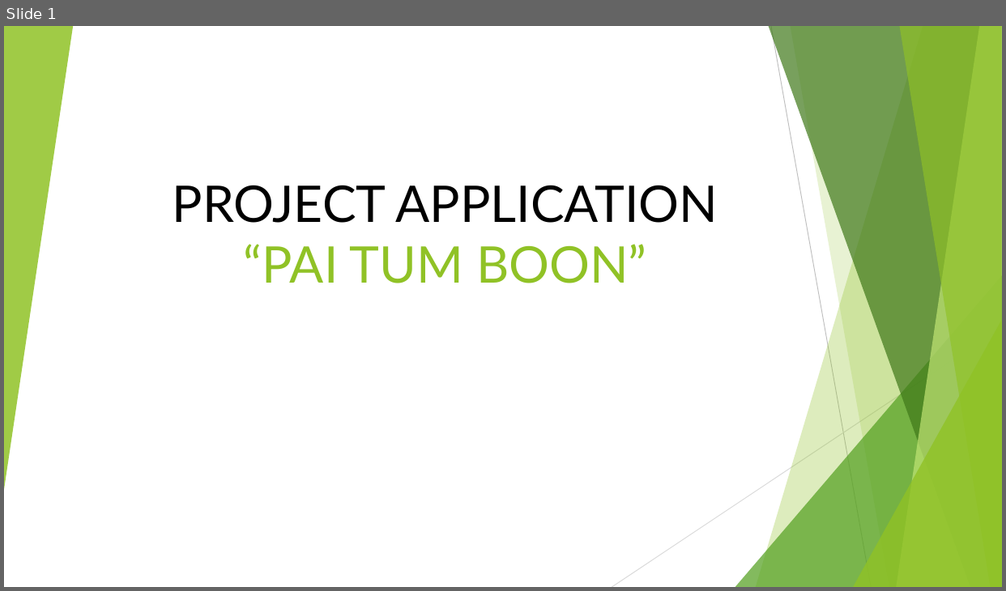
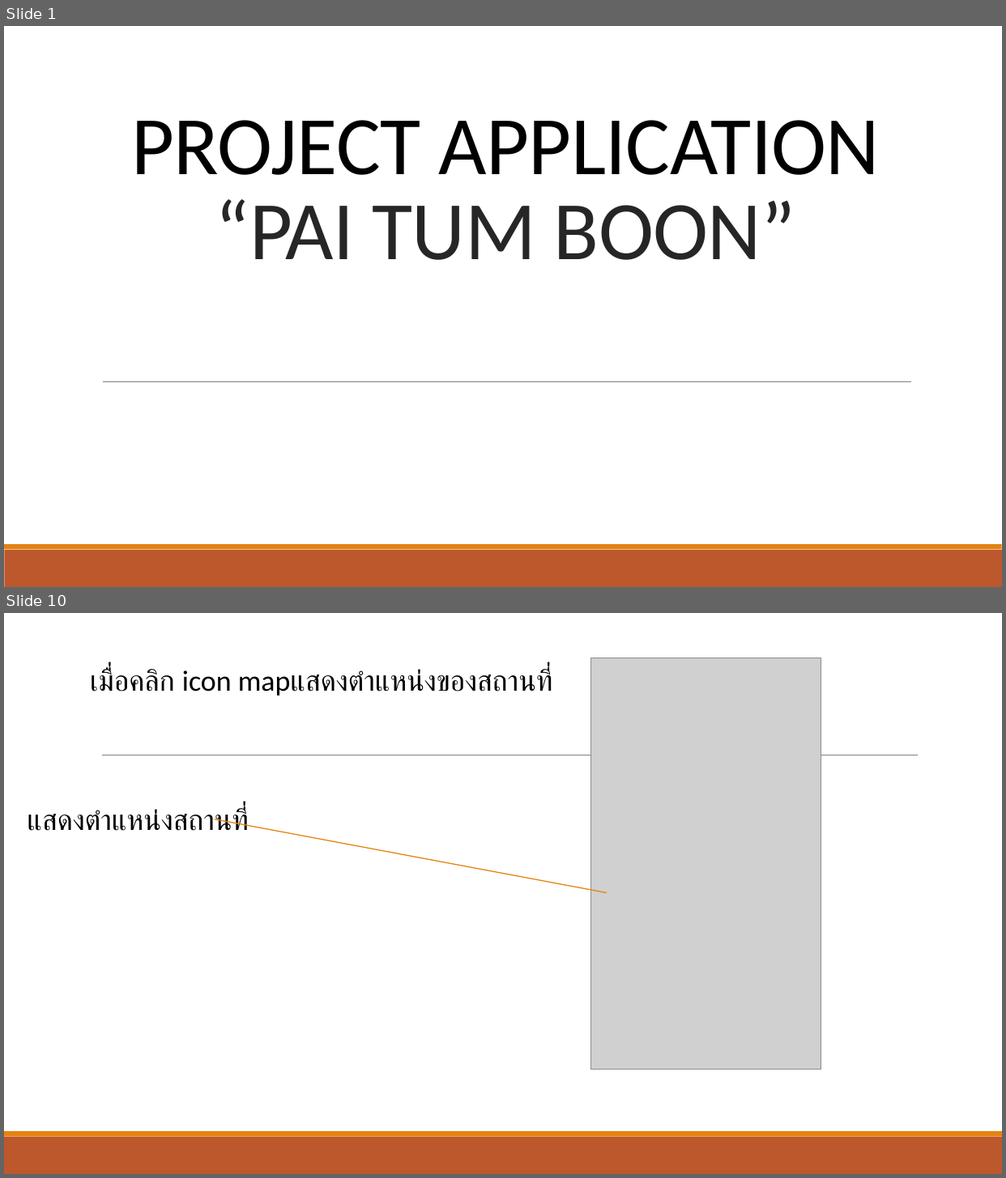
Before and after one commit to entenxl123/New, a slide deck: PROJECT.pptx. Shown one above the other, each under a label of ours: slide 1 before the commit, slides 1 and 10 after it; the slides between them are not shown. The pictures are 1006x591 and 1006x1178 pixels, drawn with LibreOffice and Linux fonts; fonts in the diff are those of the drawing; grey boxes stand for pictures. Boxes give left, top, right and bottom in pixels: in the first picture for what was removed or moved away, otherwise in the second. Text is boxed around its words. In the diff, an @@ line names an element or a change of style, - is before the commit and + after.

```diff
--- a/PROJECT.pptx
+++ b/PROJECT.pptx
@@ slide 10 added at box(4, 613, 1002, 1174), background #FFFFFF; not listed: 2 template elements that a slide beside it also shows @@
@@ picture added at box(591, 658, 820, 1069) @@
@@ text added at box(90, 666, 552, 696), 28 pt, text #000000 @@
+เมื่อคลิก icon mapแสดงตำแหน่งของสถานที่
@@ line added from (102, 756) to (918, 756), #808080 0.5 pt @@
@@ text added at box(27, 807, 248, 831), 28 pt, text #000000 @@
+แสดงตำแหน่งสถานที่
@@ line added from (215, 820) to (607, 893), #E48312 1 pt @@
@@ slide 1 changed as well @@
@@ group removed at box(4, 26, 1002, 587): 5 freeform shapes, 3 triangles, 2 lines @@
@@ title "PROJECT APPLICATION “PAI TUM BOON”": place and size @@
-title "PROJECT APPLICATION “PAI TUM BOON”" at box(172, 185, 718, 284)
+title "PROJECT APPLICATION “PAI TUM BOON”" at box(131, 120, 880, 260)
@@ title "PROJECT APPLICATION “PAI TUM BOON”" at box(131, 120, 880, 260): size 48.6 to 80 pt, font Lato to Calibri, letter spacing 0 to -0.5 pt; text colour #90C226 to #262626 in "“PAI TUM BOON”"; line spacing 1 to 0.85 @@
@@ line added from (103, 382) to (911, 382), #808080 0.5 pt @@
@@ rectangle added at box(4, 550, 1002, 587), fill #BD582C @@
@@ rectangle added at box(4, 544, 1002, 550), fill #E48312 @@
```
Also in this commit, not shown: 4 other slides changed, 4 other slides added, 4 slides removed, 2 other files.
